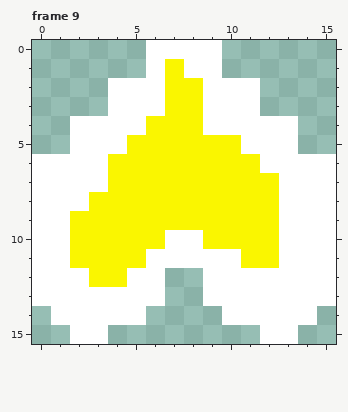
Two states of a pixel-art file, Sprites/martlet_soul.aseprite. The picture above was drawn from the file before the commit.
16x16 pixels, 10 frames. Shown: frame 9. The commit also changed other frames, which this record leaves out.
Once edited:
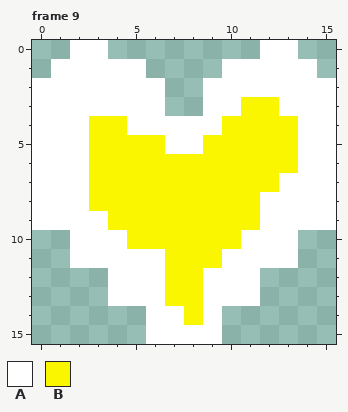
Palette (. is transparent): A #ffffff  B #faf600
Difference:
Frame 9, layers "Layer 2", "Layer 1":
y 0: x 2..3 .. -> AA; x 6..9 AAAA -> ....; x 12..13 .. -> AA
y 1: x 1..14 .....ABAA..... -> AAAAA....AAAAA
y 2: x 0..3 .... -> AAAA; x 7..8 BB -> ..; x 12..15 .... -> AAAA
y 3: x 0..3 .... -> AAAA; x 7..8 BB -> ..; x 11..15 A.... -> BBAAA
y 4: x 0..1 .. -> AA; x 3..4 AA -> BB; x 6..8 BBB -> AAA; x 10..15 AAAA.. -> BBBBAA
y 5: x 0..1 .. -> AA; x 3..4 AA -> BB; x 7..8 BB -> AA; x 11..15 AAA.. -> BBBAA
y 6: x 3 A -> B; x 12..13 AA -> BB
y 7: x 3 A -> B
y 8: x 12 B -> A
y 9: x 2..3 BB -> AA; x 12 B -> A
y 10: x 0..4 AABBB -> ..AAA; x 7..8 AA -> BB; x 11..12 BB -> AA; x 14..15 AA -> ..
y 11: x 0..5 AABBBB -> ..AAAA; x 7..9 AAA -> BBB; x 11..12 BB -> AA; x 14..15 AA -> ..
y 12: x 0..4 AAABB -> ....A; x 7..8 .. -> BB; x 12..15 AAAA -> ....
y 13: x 0..3 AAAA -> ....; x 7..8 .. -> BB; x 12..15 AAAA -> ....
y 14: x 1..14 AAAAA....AAAAA -> .....AABA.....
y 15: x 2..3 AA -> ..; x 6..9 .... -> AAAA; x 12..13 AA -> ..
